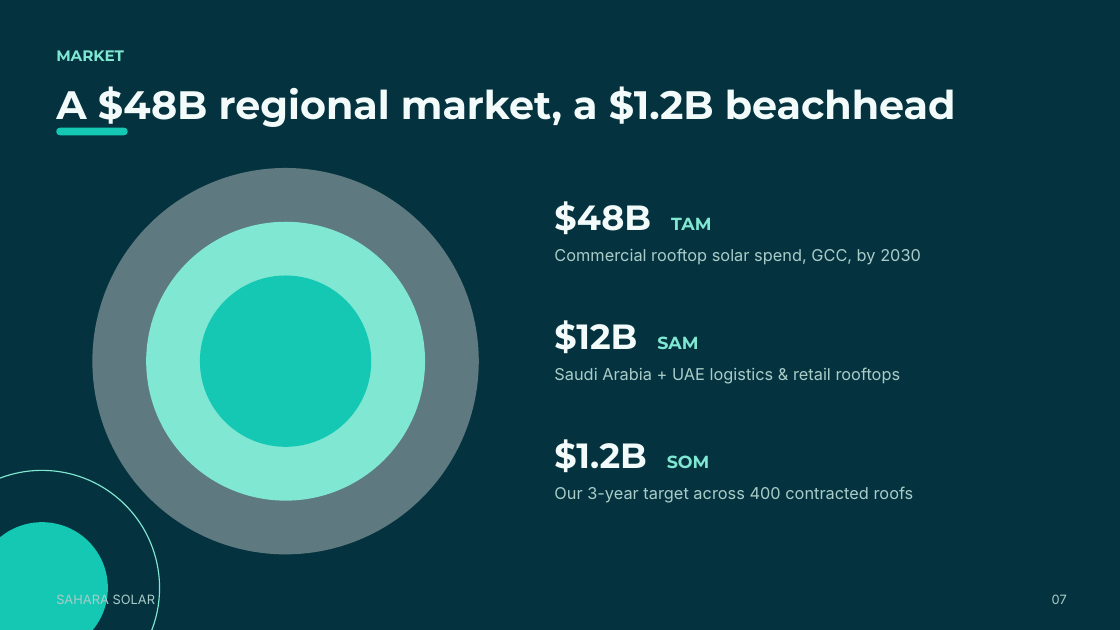
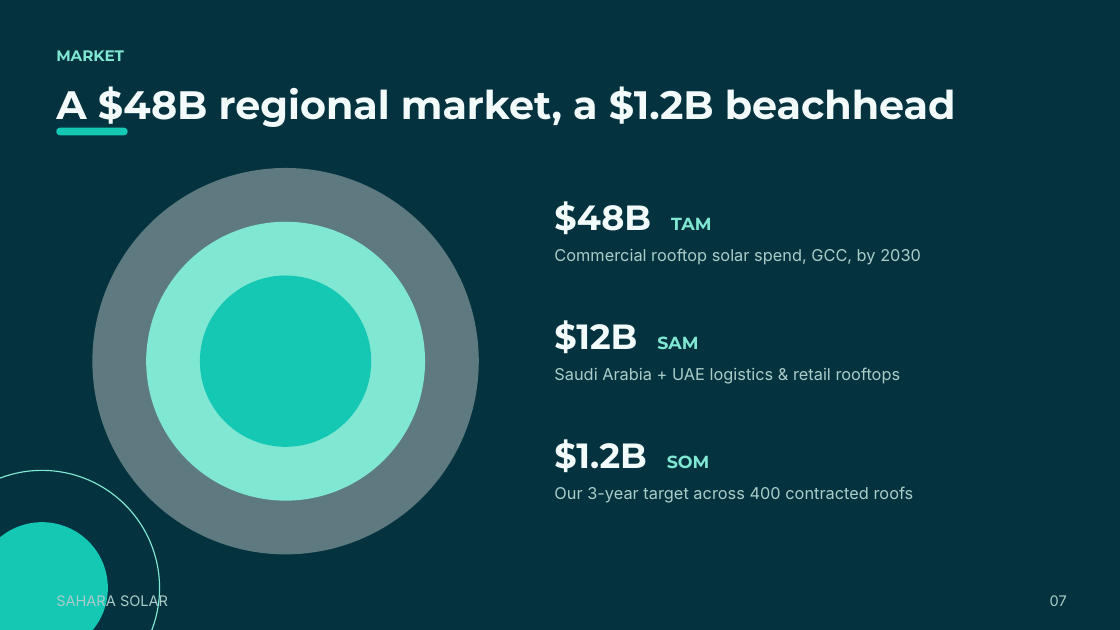
Before and after one commit to mafk21/PowerPoint-skill, a slide deck: slide 7 of examples/placeplate-style-demo.pptx. Drawn at 1120x630 pixels with LibreOffice and Linux fonts; fonts in the diff are those of the drawing. Boxes give left, top, right and bottom in pixels: in the first picture for what was removed or moved away, otherwise in the second. Text is boxed around its words. In the diff, an @@ line names an element or a change of style, - is before the commit and + after.

```diff
--- a/examples/placeplate-style-demo.pptx
+++ b/examples/placeplate-style-demo.pptx
@@ text "SAHARA SOLAR" at (56, 593, 168, 610): size 11 to 12.5 pt @@
@@ text "07" at (1050, 595, 1067, 606): size 11 to 12.5 pt @@
```
Also in this commit, not shown: 11 other slides changed, 22 other files.
